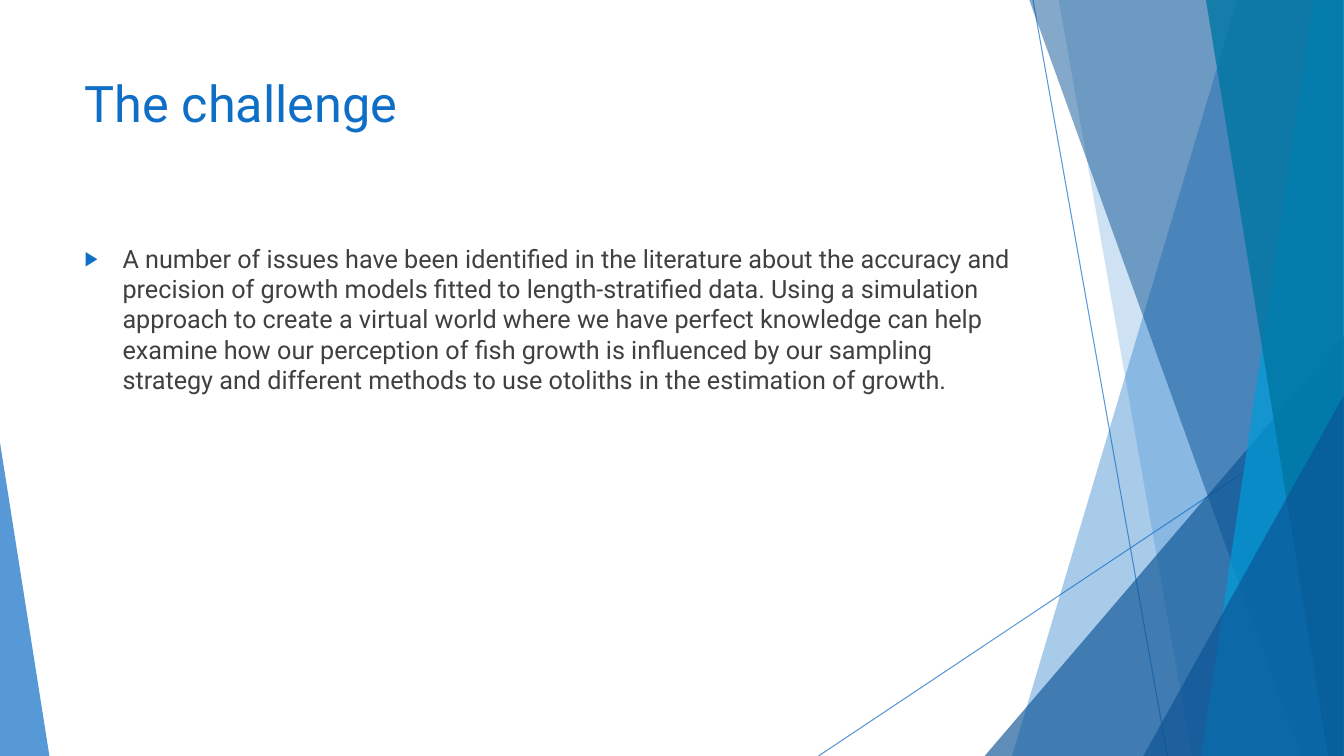
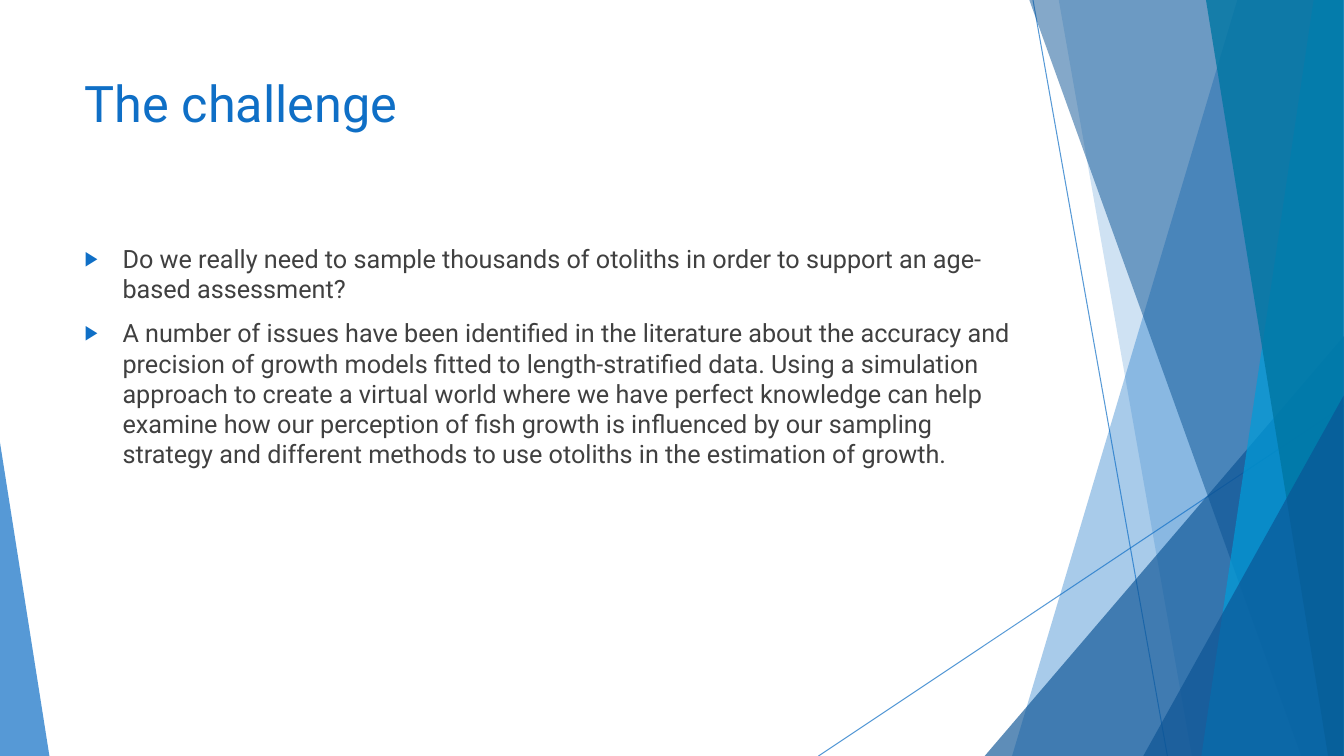
Before and after one commit to TESA-workshops/sim-make-a-world, a slide deck: slide 3 of TESA_Simulation_Workshop_2021_Breakout_Report_Make_a_World.pptx. Drawn at 1344x756 pixels with LibreOffice and Linux fonts; fonts in the diff are those of the drawing. Boxes give left, top, right and bottom in pixels: in the first picture for what was removed or moved away, otherwise in the second. Text is boxed around its words. In the diff, an @@ line names an element or a change of style, - is before the commit and + after.

```diff
--- a/TESA_Simulation_Workshop_2021_Breakout_Report_Make_a_World.pptx
+++ b/TESA_Simulation_Workshop_2021_Breakout_Report_Make_a_World.pptx
@@ text at [123, 249, 981, 299]: paragraph added @@
+▶ Do we really need to sample thousands of otoliths in order to support an age-based assessment?
```
Also in this commit, not shown: 5 other slides changed.
